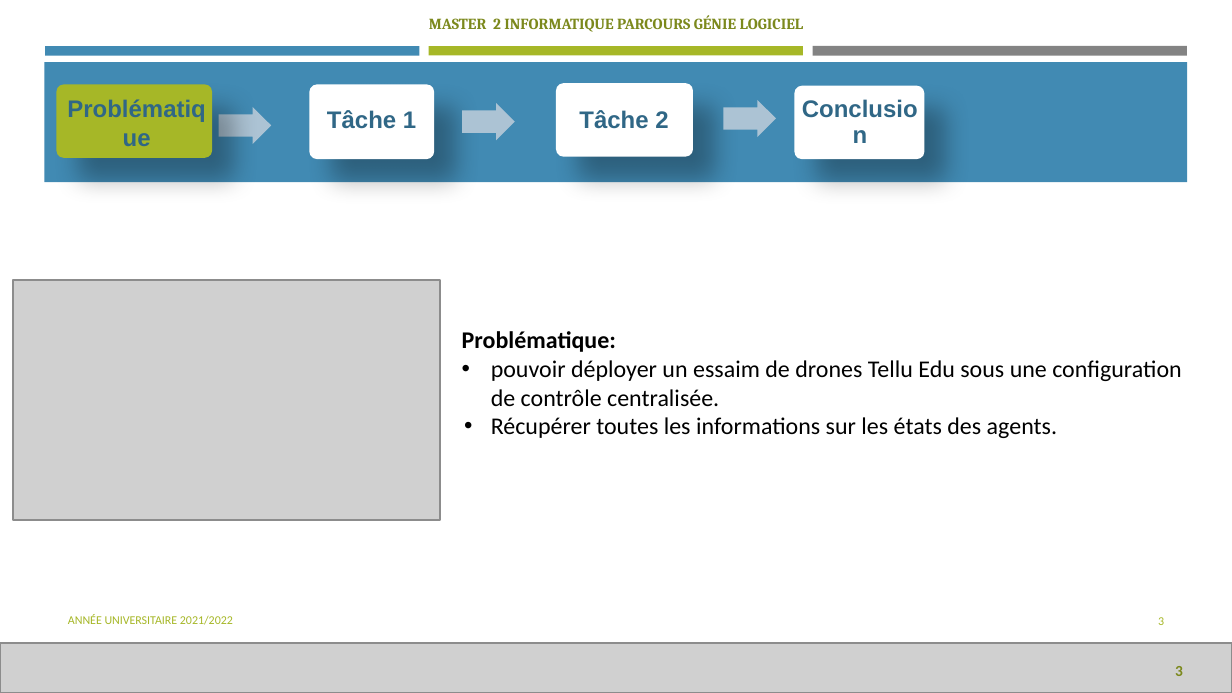
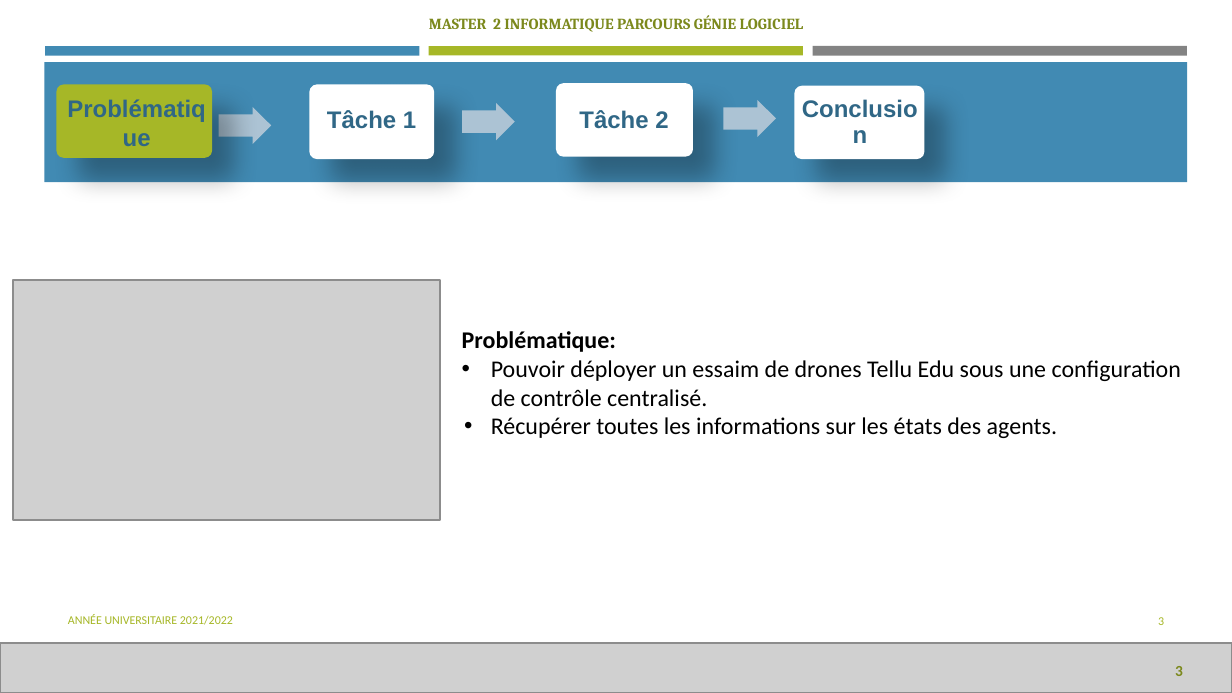
Before and after one commit to Hammoudi-Said/Drone-Swarming, a slide deck: slide 3 of doc/drone_swarming_presentation.pptx. Drawn at 1232x693 pixels with LibreOffice and Linux fonts; fonts in the diff are those of the drawing; grey boxes stand for pictures. Boxes give left, top, right and bottom in pixels: in the first picture for what was removed or moved away, otherwise in the second. Text is boxed around its words. In the diff, an @@ line names an element or a change of style, - is before the commit and + after.

```diff
--- a/doc/drone_swarming_presentation.pptx
+++ b/doc/drone_swarming_presentation.pptx
@@ text at [491,360,1181,406]: text changed @@
-• pouvoir déployer un essaim de drones Tellu Edu sous une configuration de contrôle centralisée.
+• Pouvoir déployer un essaim de drones Tellu Edu sous une configuration de contrôle centralisé.
```
Also in this commit, not shown: 3 other slides changed, 2 other files.
